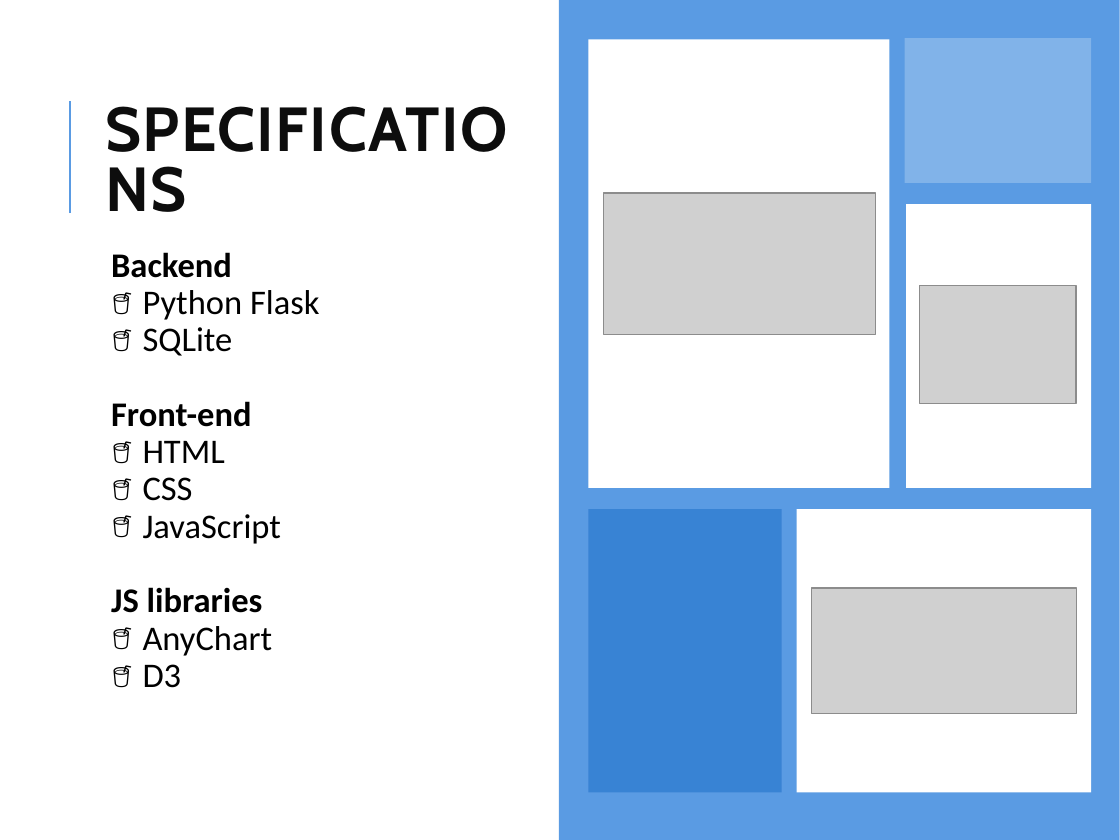
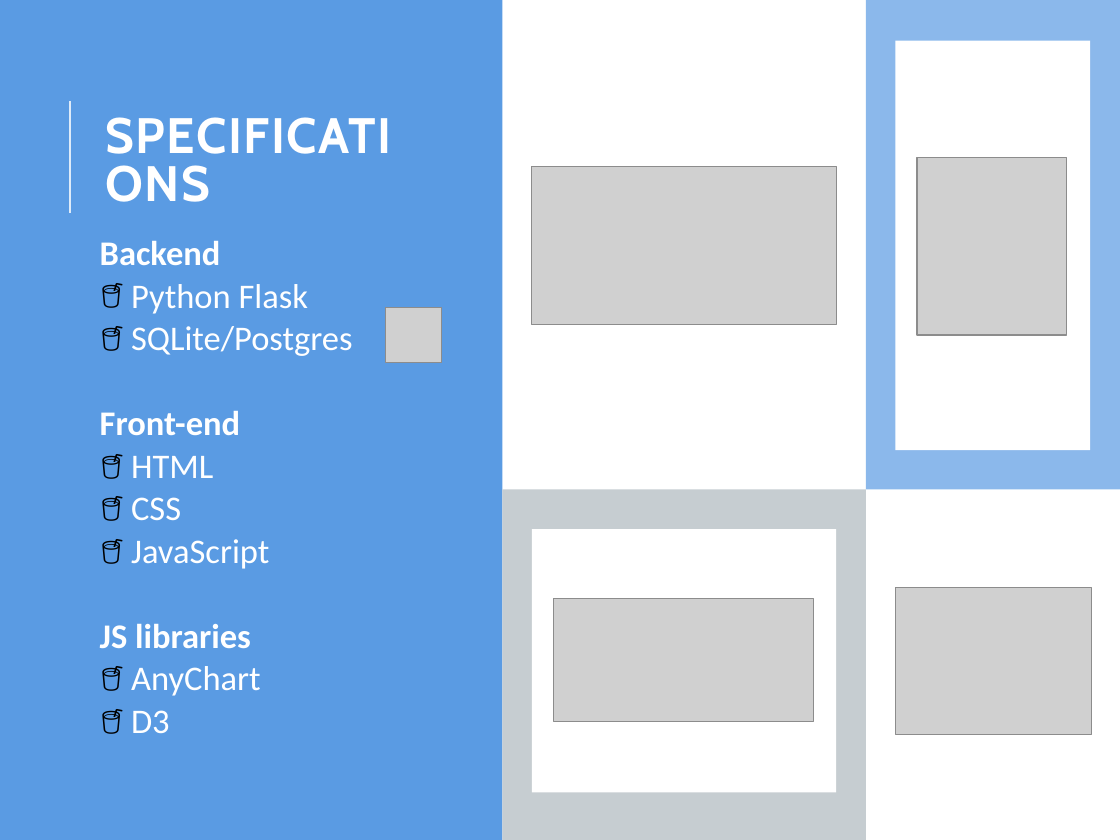
Before and after one commit to nlmuscanell/UCF-PROJECT-02, a slide deck: slide 4 of documents/Presentation.pptx. Drawn at 1120x840 pixels with LibreOffice and Linux fonts; fonts in the diff are those of the drawing; grey boxes stand for pictures. Boxes give left, top, right and bottom in pixels: in the first picture for what was removed or moved away, otherwise in the second. Text is boxed around its words. In the diff, an @@ line names an element or a change of style, - is before the commit and + after.

Commit message:
final presentation slides

```diff
--- a/documents/Presentation.pptx
+++ b/documents/Presentation.pptx
@@ rectangle: place and size @@
-rectangle at bbox=[559, 0, 1120, 840]
+rectangle at bbox=[0, 0, 503, 840]
@@ rectangle added at bbox=[866, 0, 1120, 489], fill #5A9BE3 at 70% opacity @@
@@ rectangle removed at bbox=[588, 39, 889, 488] @@
@@ rectangle: place and size @@
-rectangle at bbox=[906, 204, 1091, 488]
+rectangle at bbox=[895, 40, 1090, 450]
@@ rectangle removed at bbox=[905, 38, 1091, 183] @@
@@ title "SPECIFICATIONS" at bbox=[94, 72, 441, 255]: size 40 to 32 pt, text colour #0D0D0D to #FFFFFF @@
@@ line removed from (69, 213) to (69, 101) @@
@@ line added from (69, 213) to (69, 101), #DEEBF9 1.5 pt @@
@@ picture: place and size @@
-picture at bbox=[604, 193, 876, 334]
+picture at bbox=[532, 166, 837, 324]
@@ picture added at bbox=[917, 158, 1067, 336] @@
@@ text "Backend": place and size @@
-text "Backend" at bbox=[111, 252, 319, 688]
+text "Backend" at bbox=[100, 241, 353, 733]
@@ text at bbox=[100, 241, 308, 733]: text colour #000000 to #FFFFFF in "Backend", "Python Flask", "Front-end", "HTML" and 5 more places; line spacing 0.9 to 0.8; more space between paragraphs @@
@@ text at bbox=[131, 326, 353, 356]: text changed; text colour #000000 to #FFFFFF @@
-🥤 SQLite
+🥤 SQLite/Postgres
@@ picture added at bbox=[385, 307, 441, 363] @@
@@ rectangle added at bbox=[503, 489, 867, 840], fill #C6CDD1 @@
@@ rectangle: place and size @@
-rectangle at bbox=[588, 510, 782, 793]
+rectangle at bbox=[532, 529, 837, 792]
@@ rectangle at bbox=[532, 529, 837, 792]: fill #2273CB at 60% opacity to #FFFFFF @@
@@ rectangle removed at bbox=[796, 510, 1091, 793] @@
@@ picture: place and size @@
-picture at bbox=[812, 588, 1076, 713]
+picture at bbox=[553, 598, 813, 721]
@@ picture: place and size @@
-picture at bbox=[920, 286, 1076, 403]
+picture at bbox=[895, 587, 1091, 734]
```
Also in this commit, not shown: 3 other slides changed.
